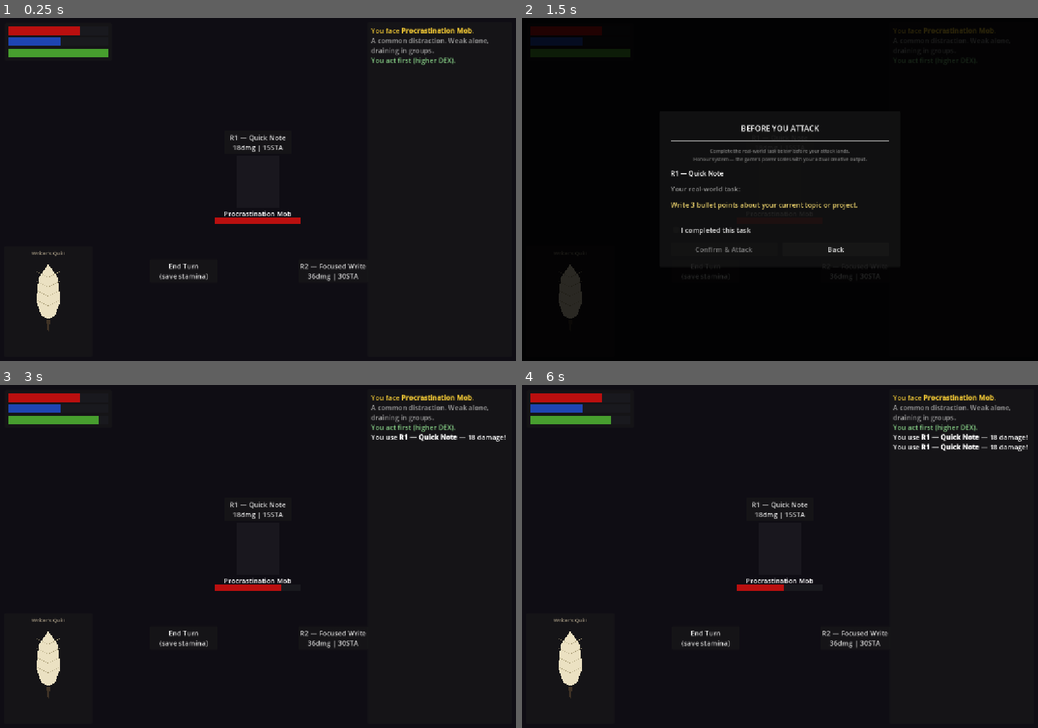
Above: before the commit, frames 1-4 (two rows, left to right).
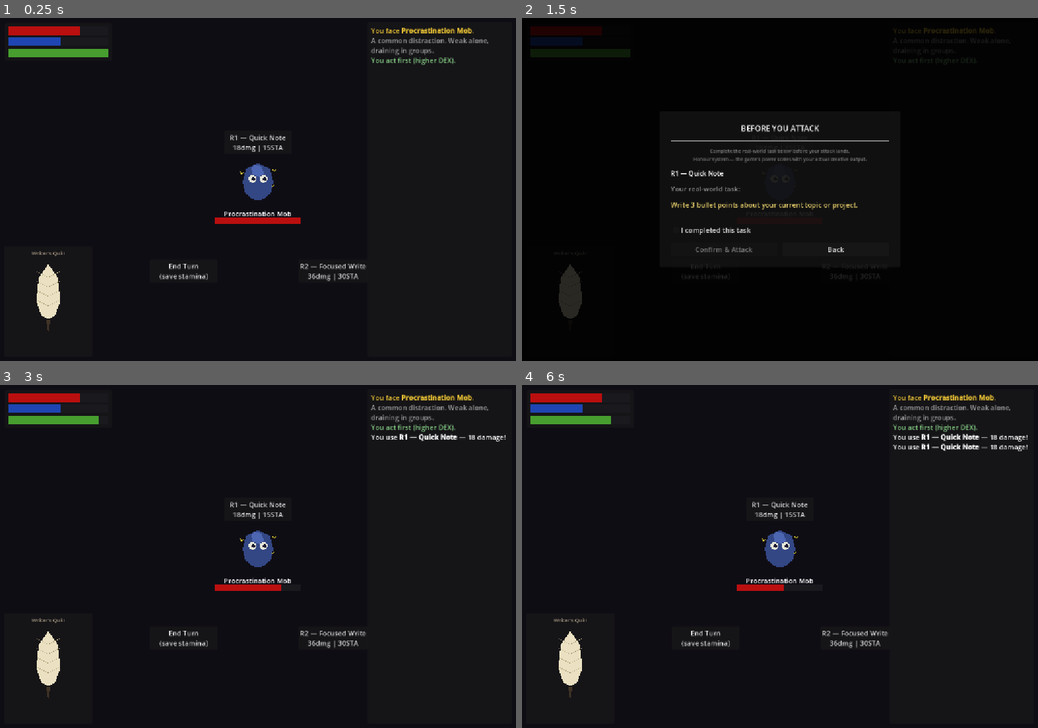
Above: after the commit, the same moments.

Repository: WRCIECH/online-ring
Game: Godot game, scene res://scenes/combat/combat.tscn
Same seed, same stepped clock (60 frames per second), same inputs: the game is played once before the commit and once after it. This scene is started directly instead of the project's main scene.
Inputs:
- Up to frame 1 (0.25 s): no input
- Up to frame 2 (1.5 s): click "R1 — Quick Note 18dmg | 15STA" at 0.5 s; click "R2 — Focused Write 36dmg | 30…" at 1.25 s
- Up to frame 3 (3 s): click "I completed this task" at 2 s; click "Confirm & Attack" at 2.75 s
- Up to frame 4 (6 s): click "R1 — Quick Note 18dmg | 15STA" at 3.5 s; click "R2 — Focused Write 36dmg | 30…" at 4.25 s; click "I completed this task" at 5 s; click "Confirm & Attack" at 5.75 s

The runs differ from the first frame. In frame 1, 0.5% of the frame differs, in the area x 46-54%, y 42-54%; in frame 2, less than 0.1%; in frame 3, 0.5%; in frame 4, 0.5%.

Commit message:
Procedural enemy display replacing ColorRect placeholder
EnemyDisplay (scripts/combat/enemy_display.gd):
- Same sprite-fallback pattern as WeaponDisplay: drop
  res://assets/sprites/enemies/{id}.png to override procedural art
- Four distinct designs, all drawn relative to control size:

  procrastination_mob — rounded blue-grey blob with large distracted
    eyes (pupils looking in opposite directions), highlight sheen,
    and floating distraction sparks around the body

  hater — hooded red-robed figure with a pointed hood, deep shadow
    face, glowing rage eyes, and an extended pointing arm/finger

  blank_page_omen — tall pale spectral form with glowing hollow void
    eyes, wispy tendrils at the bottom, floating page fragment lines,
    and a lighter inner glow shape

  perfectionism_knight — full plate armour: dome helmet with visor
    slit, wide shoulder pauldrons with accent trim, segmented chest
    plate, tassets, greaves, raised gauntlet fist; purple accent lines
    throughout (Remembrance Boss theme)

combat_scene.gd:
- _enemy_visual changed from ColorRect to EnemyDisplay
- _build_ring(): create EnemyDisplay instead of ColorRect
- _init_combat(): replace color tinting with set_enemy(enemy_id)

Co-Authored-By: Claude Sonnet 4.6 <noreply@anthropic.com>

Diff:
--- a/scripts/combat/combat_scene.gd
+++ b/scripts/combat/combat_scene.gd
@@ -48,7 +48,7 @@
 # ── UI refs ───────────────────────────────────────────────────────────────────
 var _enemy_name_lbl:  Label
 var _enemy_hp_bar:    ProgressBar
-var _enemy_visual:    ColorRect    # simple placeholder until real sprites exist
+var _enemy_visual:    EnemyDisplay
 var _enemy_move_lbl:  Label
 var _log:             RichTextLabel
 var _phase_lbl:       Label
@@ -99,13 +99,7 @@
 	_enemy_skip_turn      = false
 
 	_enemy_name_lbl.text = _enemy.name
-	# Tint the visual placeholder based on enemy tier
-	if _enemy.get("is_remembrance", false):
-		_enemy_visual.color = Color(0.18, 0.05, 0.22)   # dark purple
-	elif _enemy.get("is_boss", false):
-		_enemy_visual.color = Color(0.22, 0.05, 0.05)   # dark red
-	else:
-		_enemy_visual.color = Color(0.10, 0.09, 0.12)   # dark grey-blue
+	_enemy_visual.set_enemy(enemy_id)
 	_update_enemy_bars()
 	_update_player_bars()
 
@@ -627,8 +621,7 @@
 	_ring_container.add_child(_phase_lbl)
 
 	# ── Enemy visual (small placeholder, centre of ring) ──────────────────────
-	_enemy_visual = ColorRect.new()
-	_enemy_visual.color = Color(0.14, 0.08, 0.08)
+	_enemy_visual = EnemyDisplay.new()
 	_enemy_visual.custom_minimum_size = Vector2(100, 120)
 	_enemy_visual.position = Vector2(RING_CENTER.x - 50, RING_CENTER.y - 168)
 	_ring_container.add_child(_enemy_visual)
--- /dev/null
+++ b/scripts/combat/enemy_display.gd
@@ -0,0 +1,332 @@
+class_name EnemyDisplay
+extends Control
+
+# Sprite fallback: drop {enemy_id}.png into res://assets/sprites/enemies/
+# and it will be used automatically (Kenney RPG Asset Pack works well).
+
+var enemy_id: String = ""
+
+var _sprite: TextureRect
+
+func _ready() -> void:
+	_sprite = TextureRect.new()
+	_sprite.set_anchors_and_offsets_preset(Control.PRESET_FULL_RECT)
+	_sprite.expand_mode  = TextureRect.EXPAND_FIT_HEIGHT_PROPORTIONAL
+	_sprite.stretch_mode = TextureRect.STRETCH_KEEP_ASPECT_CENTERED
+	_sprite.visible = false
+	add_child(_sprite)
+
+func set_enemy(id: String) -> void:
+	enemy_id = id
+	var path := "res://assets/sprites/enemies/%s.png" % id
+	if ResourceLoader.exists(path):
+		_sprite.texture = load(path)
+		_sprite.visible = true
+	else:
+		_sprite.visible = false
+	queue_redraw()
+
+# ── Procedural drawing ────────────────────────────────────────────────────────
+
+func _draw() -> void:
+	if _sprite and _sprite.visible:
+		return
+	var cx := size.x * 0.5
+	var H  := size.y
+	match enemy_id:
+		"procrastination_mob":  _proc_mob(cx, H)
+		"hater":                _hater(cx, H)
+		"blank_page_omen":      _blank_page(cx, H)
+		"perfectionism_knight": _knight(cx, H)
+		_:                      _generic(cx, H)
+
+# ── Procrastination Mob ───────────────────────────────────────────────────────
+# Amorphous blob — big distracted eyes, slumped posture, scattered energy
+func _proc_mob(cx: float, H: float) -> void:
+	var body  := Color(0.20, 0.28, 0.52)
+	var shine := Color(0.30, 0.40, 0.70)
+	var white := Color(0.90, 0.90, 0.85)
+	var pupil := Color(0.10, 0.10, 0.20)
+	var yell  := Color(0.85, 0.78, 0.20)
+
+	# Main blob body
+	draw_colored_polygon(PackedVector2Array([
+		Vector2(cx,      H*0.14),
+		Vector2(cx+28,   H*0.24),
+		Vector2(cx+36,   H*0.50),
+		Vector2(cx+30,   H*0.72),
+		Vector2(cx+14,   H*0.84),
+		Vector2(cx,      H*0.86),
+		Vector2(cx-14,   H*0.84),
+		Vector2(cx-30,   H*0.72),
+		Vector2(cx-36,   H*0.50),
+		Vector2(cx-28,   H*0.24),
+	]), body)
+
+	# Sheen highlight
+	draw_colored_polygon(PackedVector2Array([
+		Vector2(cx-10,  H*0.16),
+		Vector2(cx+8,   H*0.20),
+		Vector2(cx+14,  H*0.34),
+		Vector2(cx+4,   H*0.40),
+		Vector2(cx-12,  H*0.36),
+		Vector2(cx-16,  H*0.24),
+	]), shine)
+
+	# Large distracted eyes (looking sideways)
+	draw_circle(Vector2(cx-13, H*0.44), 9, white)
+	draw_circle(Vector2(cx+13, H*0.44), 9, white)
+	draw_circle(Vector2(cx-11, H*0.44), 4, pupil)   # pupils looking left
+	draw_circle(Vector2(cx+16, H*0.44), 4, pupil)   # pupils looking right
+
+	# Floating distraction sparks
+	var spark_pts := [
+		Vector2(cx+38, H*0.30), Vector2(cx-38, H*0.35),
+		Vector2(cx+34, H*0.60),
+	]
+	for sp in spark_pts:
+		draw_line(sp, sp + Vector2(5, -5),  yell, 1.5)
+		draw_line(sp, sp + Vector2(-4, -6), yell, 1.5)
+		draw_line(sp, sp + Vector2(0,  7),  yell, 1.5)
+
+# ── The Hater ─────────────────────────────────────────────────────────────────
+# Hooded, angular figure — pointing finger, glowing rage eyes
+func _hater(cx: float, H: float) -> void:
+	var robe   := Color(0.48, 0.08, 0.08)
+	var shadow := Color(0.28, 0.04, 0.04)
+	var rage   := Color(0.95, 0.22, 0.10)
+	var bone   := Color(0.70, 0.62, 0.52)
+
+	# Robe body (wide, imposing)
+	draw_colored_polygon(PackedVector2Array([
+		Vector2(cx-20, H*0.40),
+		Vector2(cx+20, H*0.40),
+		Vector2(cx+30, H*0.94),
+		Vector2(cx-30, H*0.94),
+	]), robe)
+
+	# Inner robe shadow
+	draw_colored_polygon(PackedVector2Array([
+		Vector2(cx-6,  H*0.40),
+		Vector2(cx+6,  H*0.40),
+		Vector2(cx+10, H*0.94),
+		Vector2(cx-10, H*0.94),
+	]), shadow)
+
+	# Hood (pointed, angular)
+	draw_colored_polygon(PackedVector2Array([
+		Vector2(cx,    H*0.04),    # peak
+		Vector2(cx+22, H*0.24),   # right shoulder
+		Vector2(cx+20, H*0.42),   # right base
+		Vector2(cx-20, H*0.42),   # left base
+		Vector2(cx-22, H*0.24),   # left shoulder
+	]), robe)
+
+	# Face shadow inside hood
+	draw_colored_polygon(PackedVector2Array([
+		Vector2(cx,    H*0.14),
+		Vector2(cx+12, H*0.24),
+		Vector2(cx+10, H*0.38),
+		Vector2(cx,    H*0.39),
+		Vector2(cx-10, H*0.38),
+		Vector2(cx-12, H*0.24),
+	]), shadow)
+
+	# Glowing rage eyes
+	draw_circle(Vector2(cx-7,  H*0.28), 5, rage)
+	draw_circle(Vector2(cx+7,  H*0.28), 5, rage)
+	draw_circle(Vector2(cx-7,  H*0.28), 2, Color(1, 0.8, 0.6))
+	draw_circle(Vector2(cx+7,  H*0.28), 2, Color(1, 0.8, 0.6))
+
+	# Pointing arm (right side, extended)
+	draw_colored_polygon(PackedVector2Array([
+		Vector2(cx+20, H*0.48),
+		Vector2(cx+20, H*0.58),
+		Vector2(cx+46, H*0.54),
+		Vector2(cx+46, H*0.50),
+	]), bone)
+	# Pointing finger
+	draw_colored_polygon(PackedVector2Array([
+		Vector2(cx+46, H*0.52),
+		Vector2(cx+50, H*0.50),
+		Vector2(cx+46, H*0.48),
+	]), bone)
+
+# ── Blank Page Omen ───────────────────────────────────────────────────────────
+# Spectral entity — hollow void eyes, wispy tendrils, drifting presence
+func _blank_page(cx: float, H: float) -> void:
+	var mist  := Color(0.72, 0.72, 0.78)
+	var glow  := Color(0.88, 0.88, 0.95)
+	var void_ := Color(0.06, 0.05, 0.10)
+
+	# Main spectral body (tall, wispy)
+	draw_colored_polygon(PackedVector2Array([
+		Vector2(cx,    H*0.06),
+		Vector2(cx+18, H*0.18),
+		Vector2(cx+22, H*0.44),
+		Vector2(cx+18, H*0.60),
+		Vector2(cx+26, H*0.74),
+		Vector2(cx+12, H*0.68),
+		Vector2(cx,    H*0.72),
+		Vector2(cx-12, H*0.68),
+		Vector2(cx-26, H*0.74),
+		Vector2(cx-18, H*0.60),
+		Vector2(cx-22, H*0.44),
+		Vector2(cx-18, H*0.18),
+	]), mist)
+
+	# Glow aura (outline effect — lighter inner shape)
+	draw_colored_polygon(PackedVector2Array([
+		Vector2(cx,    H*0.10),
+		Vector2(cx+12, H*0.20),
+		Vector2(cx+14, H*0.44),
+		Vector2(cx+10, H*0.58),
+		Vector2(cx,    H*0.62),
+		Vector2(cx-10, H*0.58),
+		Vector2(cx-14, H*0.44),
+		Vector2(cx-12, H*0.20),
+	]), glow)
+
+	# Hollow void eyes (large, terrifying)
+	draw_circle(Vector2(cx-10, H*0.30), 9, void_)
+	draw_circle(Vector2(cx+10, H*0.30), 9, void_)
+	draw_circle(Vector2(cx-10, H*0.30), 4, mist)
+	draw_circle(Vector2(cx+10, H*0.30), 4, mist)
+
+	# Tendrils at bottom
+	var tendril_bases := [
+		Vector2(cx-18, H*0.68), Vector2(cx, H*0.72), Vector2(cx+18, H*0.68)
+	]
+	for i in range(3):
+		var b: Vector2 = tendril_bases[i]
+		var end := b + Vector2((i-1)*8, H*0.18)
+		draw_line(b, end, mist, 3.0)
+		draw_line(end, end + Vector2(-4, H*0.06), mist, 1.5)
+		draw_line(end, end + Vector2(4, H*0.05),  mist, 1.5)
+
+	# Floating page fragment hint
+	draw_line(Vector2(cx+24, H*0.22), Vector2(cx+36, H*0.22), glow, 1.0)
+	draw_line(Vector2(cx+24, H*0.26), Vector2(cx+34, H*0.26), glow, 1.0)
+	draw_line(Vector2(cx+24, H*0.30), Vector2(cx+32, H*0.30), glow, 1.0)
+
+# ── Perfectionism Knight ──────────────────────────────────────────────────────
+# Full plate armour — imposing helmet, broad pauldrons, raised fist
+func _knight(cx: float, H: float) -> void:
+	var iron   := Color(0.28, 0.26, 0.35)
+	var steel  := Color(0.42, 0.40, 0.52)
+	var accent := Color(0.60, 0.20, 0.80)
+	var visor  := Color(0.06, 0.04, 0.12)
+
+	# Left pauldron (wide shoulder plate)
+	draw_colored_polygon(PackedVector2Array([
+		Vector2(cx-40, H*0.32),
+		Vector2(cx-18, H*0.28),
+		Vector2(cx-18, H*0.46),
+		Vector2(cx-36, H*0.50),
+		Vector2(cx-42, H*0.44),
+	]), steel)
+	draw_line(Vector2(cx-40, H*0.32), Vector2(cx-18, H*0.28), accent, 1.5)
+
+	# Right pauldron
+	draw_colored_polygon(PackedVector2Array([
+		Vector2(cx+40, H*0.32),
+		Vector2(cx+18, H*0.28),
+		Vector2(cx+18, H*0.46),
+		Vector2(cx+36, H*0.50),
+		Vector2(cx+42, H*0.44),
+	]), steel)
+	draw_line(Vector2(cx+40, H*0.32), Vector2(cx+18, H*0.28), accent, 1.5)
+
+	# Helmet (dome)
+	draw_colored_polygon(PackedVector2Array([
+		Vector2(cx,    H*0.06),
+		Vector2(cx+16, H*0.14),
+		Vector2(cx+18, H*0.28),
+		Vector2(cx-18, H*0.28),
+		Vector2(cx-16, H*0.14),
+	]), iron)
+	# Helmet highlight
+	draw_line(Vector2(cx-10, H*0.08), Vector2(cx-16, H*0.22), steel, 1.5)
+
+	# Visor slit
+	draw_line(Vector2(cx-14, H*0.22), Vector2(cx+14, H*0.22), visor, 4.0)
+	draw_line(Vector2(cx-12, H*0.26), Vector2(cx+12, H*0.26), visor, 2.0)
+
+	# Gorget (neck guard)
+	draw_colored_polygon(PackedVector2Array([
+		Vector2(cx-12, H*0.28),
+		Vector2(cx+12, H*0.28),
+		Vector2(cx+14, H*0.36),
+		Vector2(cx-14, H*0.36),
+	]), steel)
+
+	# Chest plate
+	draw_colored_polygon(PackedVector2Array([
+		Vector2(cx-18, H*0.36),
+		Vector2(cx+18, H*0.36),
+		Vector2(cx+22, H*0.62),
+		Vector2(cx-22, H*0.62),
+	]), iron)
+	draw_line(Vector2(cx, H*0.36), Vector2(cx, H*0.62), steel, 1.0)
+	draw_line(Vector2(cx-18, H*0.46), Vector2(cx+18, H*0.46), steel, 1.0)
+	draw_line(Vector2(cx-20, H*0.54), Vector2(cx+20, H*0.54), steel, 1.0)
+
+	# Tassets (hip armour)
+	draw_colored_polygon(PackedVector2Array([
+		Vector2(cx-22, H*0.62),
+		Vector2(cx+22, H*0.62),
+		Vector2(cx+26, H*0.78),
+		Vector2(cx-26, H*0.78),
+	]), steel)
+
+	# Greaves (legs, simplified)
+	draw_colored_polygon(PackedVector2Array([
+		Vector2(cx-18, H*0.78),
+		Vector2(cx-6,  H*0.78),
+		Vector2(cx-6,  H*0.96),
+		Vector2(cx-18, H*0.96),
+	]), iron)
+	draw_colored_polygon(PackedVector2Array([
+		Vector2(cx+6,  H*0.78),
+		Vector2(cx+18, H*0.78),
+		Vector2(cx+18, H*0.96),
+		Vector2(cx+6,  H*0.96),
+	]), iron)
+
+	# Raised gauntlet fist (right)
+	draw_colored_polygon(PackedVector2Array([
+		Vector2(cx+22, H*0.38),
+		Vector2(cx+36, H*0.34),
+		Vector2(cx+40, H*0.44),
+		Vector2(cx+26, H*0.50),
+	]), steel)
+	draw_line(Vector2(cx+22, H*0.38), Vector2(cx+40, H*0.44), accent, 1.5)
+
+	# Accent trim
+	draw_arc(Vector2(cx, H*0.10), H*0.08, PI*0.6, PI*2.4, 20, accent, 1.5)
+
+# ── Generic fallback ──────────────────────────────────────────────────────────
+func _generic(cx: float, H: float) -> void:
+	var col := Color(0.45, 0.40, 0.50)
+	# Simple humanoid silhouette
+	draw_circle(Vector2(cx, H*0.16), H*0.10, col)
+	draw_colored_polygon(PackedVector2Array([
+		Vector2(cx-16, H*0.28),
+		Vector2(cx+16, H*0.28),
+		Vector2(cx+20, H*0.68),
+		Vector2(cx-20, H*0.68),
+	]), col)
+	draw_line(Vector2(cx-28, H*0.32), Vector2(cx-16, H*0.28), col, 5.0)
+	draw_line(Vector2(cx+28, H*0.32), Vector2(cx+16, H*0.28), col, 5.0)
+	draw_colored_polygon(PackedVector2Array([
+		Vector2(cx-14, H*0.68),
+		Vector2(cx-4,  H*0.68),
+		Vector2(cx-4,  H*0.92),
+		Vector2(cx-14, H*0.92),
+	]), col)
+	draw_colored_polygon(PackedVector2Array([
+		Vector2(cx+4,  H*0.68),
+		Vector2(cx+14, H*0.68),
+		Vector2(cx+14, H*0.92),
+		Vector2(cx+4,  H*0.92),
+	]), col)
Not shown, added: scripts/combat/enemy_display.gd.uid
